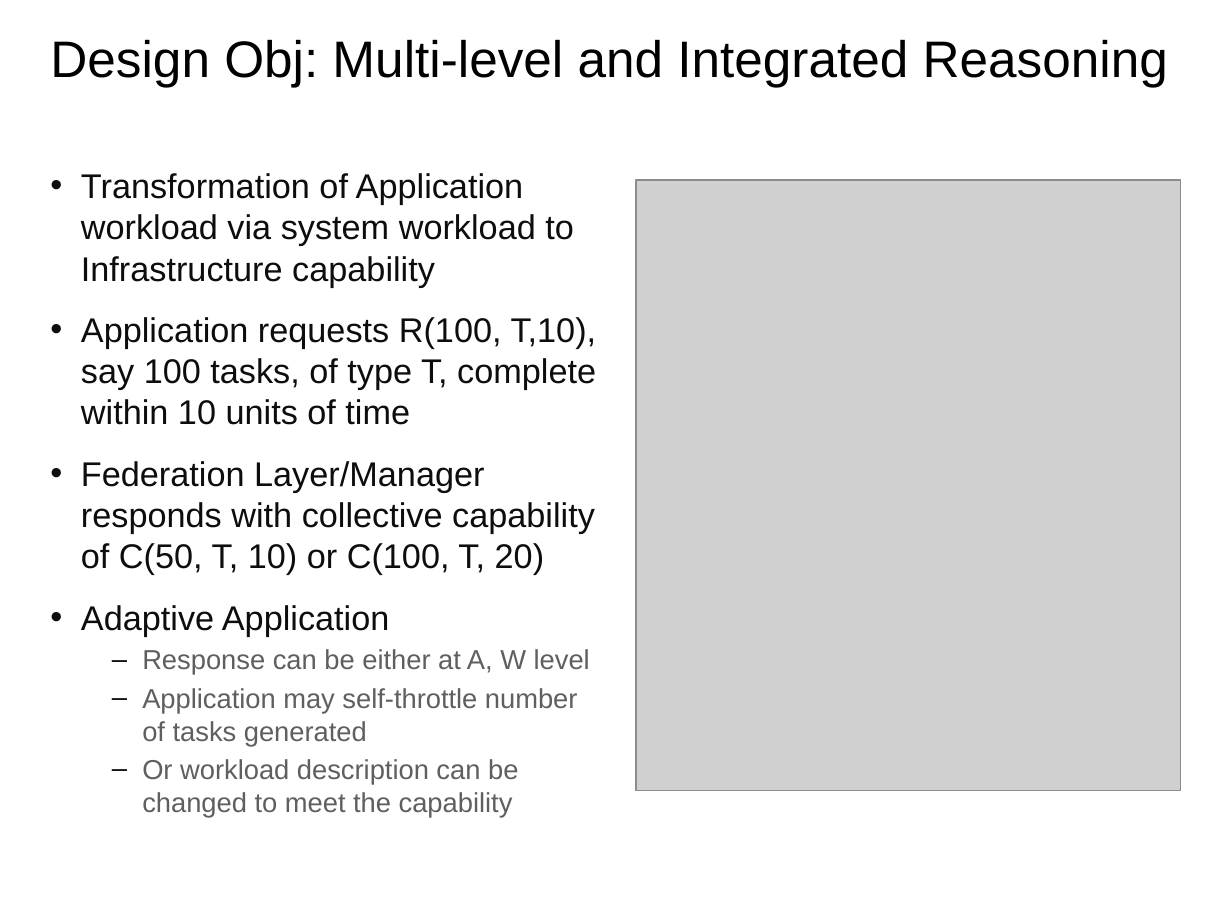
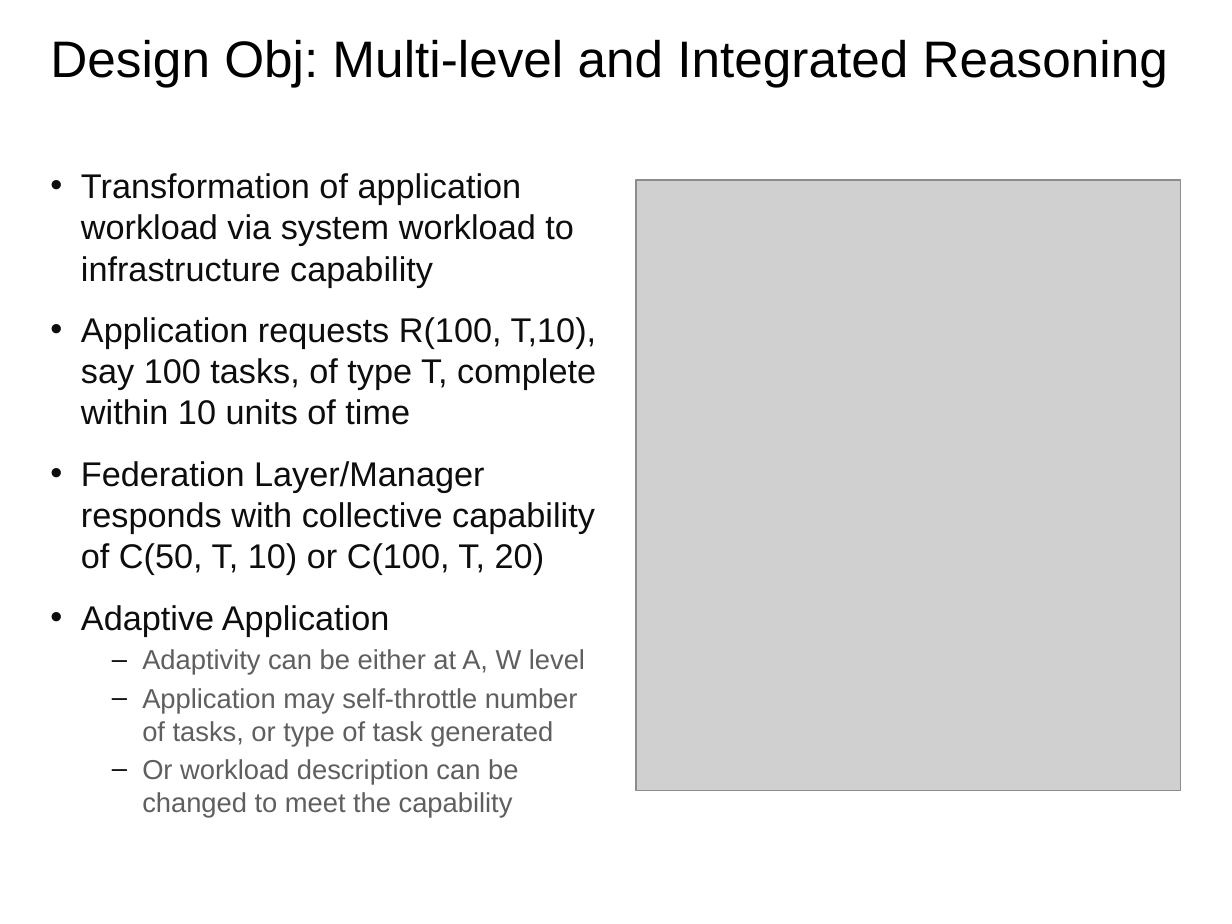
Before and after one commit to saga-project/NGMW, a slide deck: slide 18 of presentations/radical-modsim.pptx. Drawn at 1232x924 pixels with LibreOffice and Linux fonts; fonts in the diff are those of the drawing; grey boxes stand for pictures; background and template pictures are left out. Boxes give left, top, right and bottom in pixels: in the first picture for what was removed or moved away, otherwise in the second. Text is boxed around its words. In the diff, an @@ line names an element or a change of style, - is before the commit and + after.

```diff
--- a/presentations/radical-modsim.pptx
+++ b/presentations/radical-modsim.pptx
@@ text at (81,173,574,287): text changed @@
-• Transformation of Application workload via system workload to Infrastructure capability
+• Transformation of application workload via system workload to infrastructure capability
@@ text at (142,649,585,746): text changed @@
-  – Response can be either at A, W level
-  – Application may self-throttle number of tasks generated
+  – Adaptivity can be either at A, W level
+  – Application may self-throttle number of tasks, or type of task generated
```
Also in this commit, not shown: 4 other slides changed.
